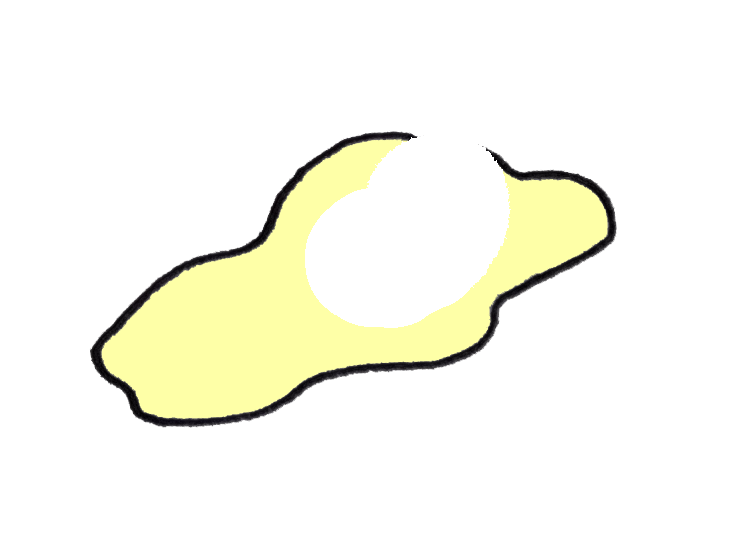
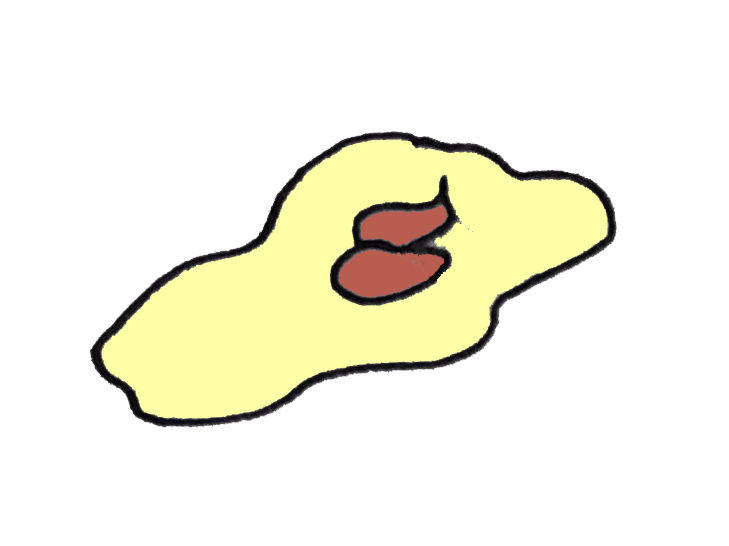
Layered file, before and after one edit (729 x 546). Changes by layer:
hid "Layer 1" over [305,136,511,328]
